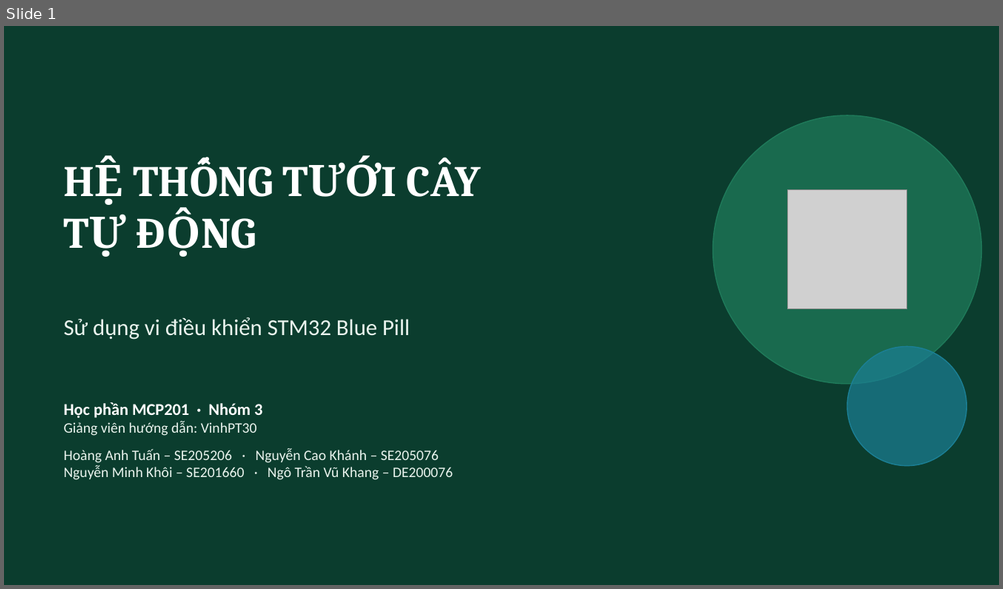
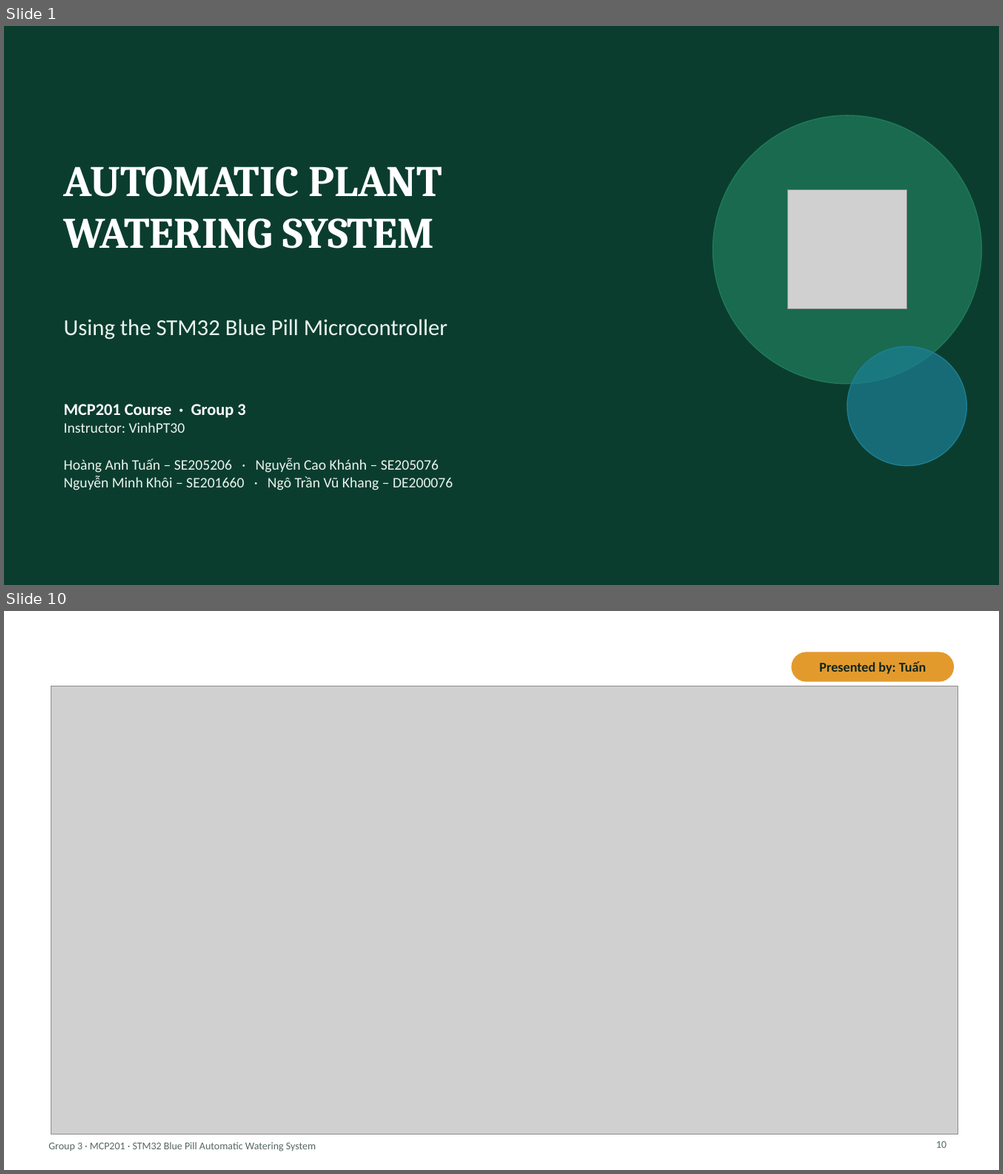
Before and after one commit to vukhangdeeptry/Automatic-Plant-Watering-System-using-STM32-Blue-Pill, a slide deck: Documentation/Slide_FinalThuyetTrinh_TuoiCay_STM32.pptx. Shown one above the other, each under a label of ours: slide 1 before the commit, slides 1 and 10 after it; the slides between them are not shown. The pictures are 1003x589 and 1003x1174 pixels, drawn with LibreOffice and Linux fonts; fonts in the diff are those of the drawing; grey boxes stand for pictures. Boxes give left, top, right and bottom in pixels: in the first picture for what was removed or moved away, otherwise in the second. Text is boxed around its words. In the diff, an @@ line names an element or a change of style, - is before the commit and + after.

```diff
--- a/Documentation/Slide_FinalThuyetTrinh_TuoiCay_STM32.pptx
+++ b/Documentation/Slide_FinalThuyetTrinh_TuoiCay_STM32.pptx
@@ slide 10 added at bbox=[4, 611, 999, 1170], background #FFFFFF @@
@@ rounded rectangle added at bbox=[791, 652, 954, 682], fill #E39A2D @@
@@ text added at bbox=[819, 661, 926, 674], 13 pt, text #10261E, bold @@
+Presented by: Tuấn
@@ picture added at bbox=[51, 686, 958, 1135] @@
@@ text added at bbox=[48, 1142, 316, 1152], 10 pt, text #55685F @@
+Group 3 · MCP201 · STM32 Blue Pill Automatic Watering System
@@ page number added at bbox=[936, 1142, 946, 1148], 10 pt, text #55685F @@
+10
@@ slide 1 changed as well @@
@@ title at bbox=[64, 167, 442, 249]: text changed @@
-HỆ THỐNG TƯỚI CÂY
-TỰ ĐỘNG
+AUTOMATIC PLANT
+WATERING SYSTEM
@@ text at bbox=[64, 319, 447, 340]: text changed @@
-Sử dụng vi điều khiển STM32 Blue Pill
+Using the STM32 Blue Pill Microcontroller
@@ text at bbox=[64, 404, 245, 433]: text changed; size 14 to 16 pt; text colour #EAF4EE to #FFFFFF; bold on @@
-Học phần MCP201 · Nhóm 3
-Giảng viên hướng dẫn: VinhPT30
+MCP201 Course · Group 3
+Instructor: VinhPT30
```
Also in this commit, not shown: 17 other slides changed, 1 slide removed.
